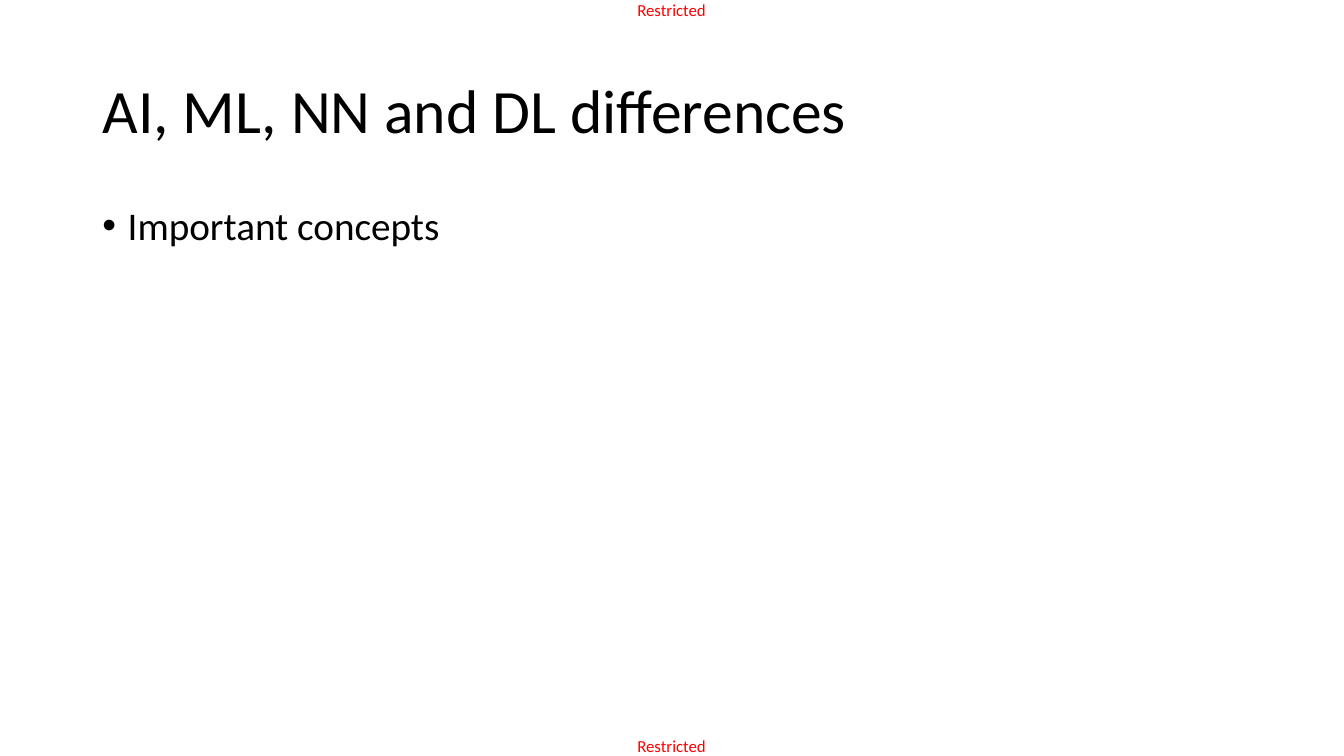
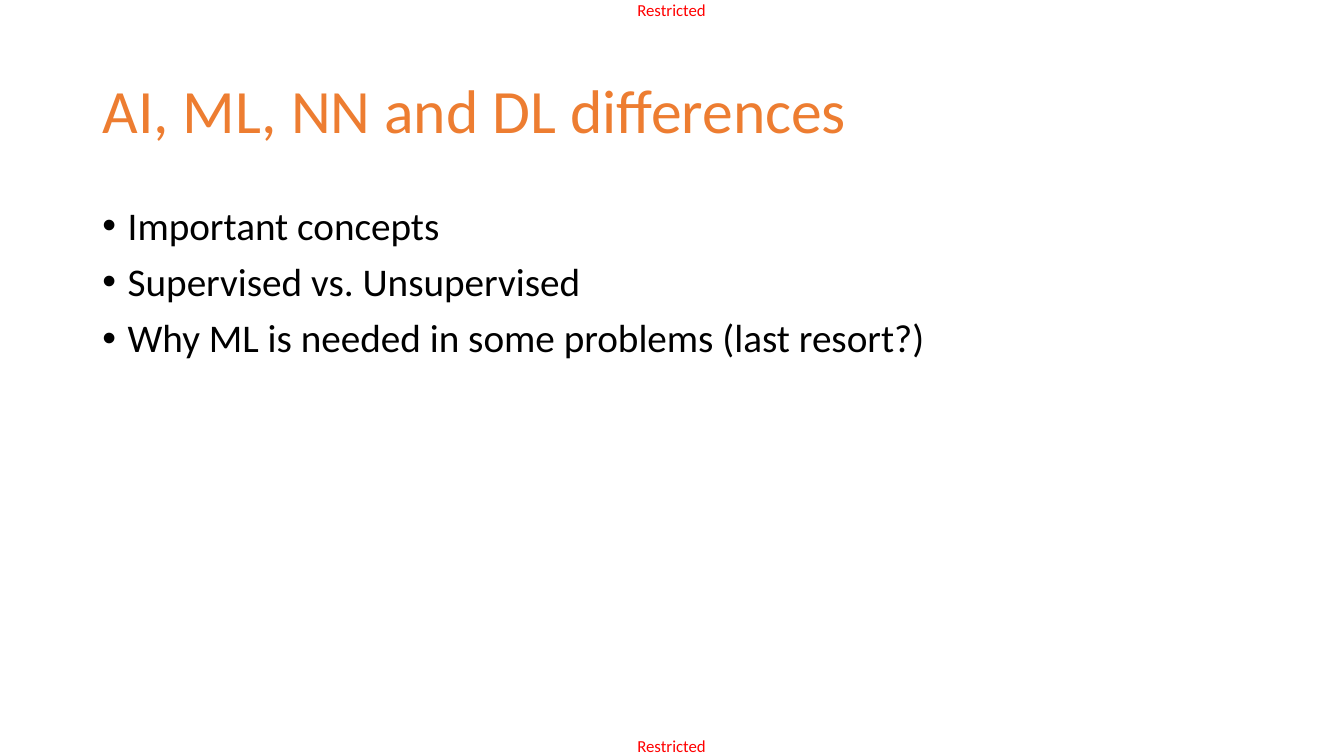
Before and after one commit to matthieudemari/SUTD_DL_50_039, a slide deck: slide 9 of Org.pptx. Drawn at 1344x756 pixels with LibreOffice and Linux fonts; fonts in the diff are those of the drawing. Boxes give left, top, right and bottom in pixels: in the first picture for what was removed or moved away, otherwise in the second. Text is boxed around its words. In the diff, an @@ line names an element or a change of style, - is before the commit and + after.

```diff
--- a/Org.pptx
+++ b/Org.pptx
@@ title "AI, ML, NN and DL ..." at (x1=102, y1=90, x2=846, y2=141): text colour #000000 to #ED7D31 @@
@@ text at (x1=128, y1=268, x2=924, y2=359): paragraphs added @@
+• Supervised vs. Unsupervised
+• Why ML is needed in some problems (last resort?)
```
Also in this commit, not shown: 38 other slides changed, 2 other files.
